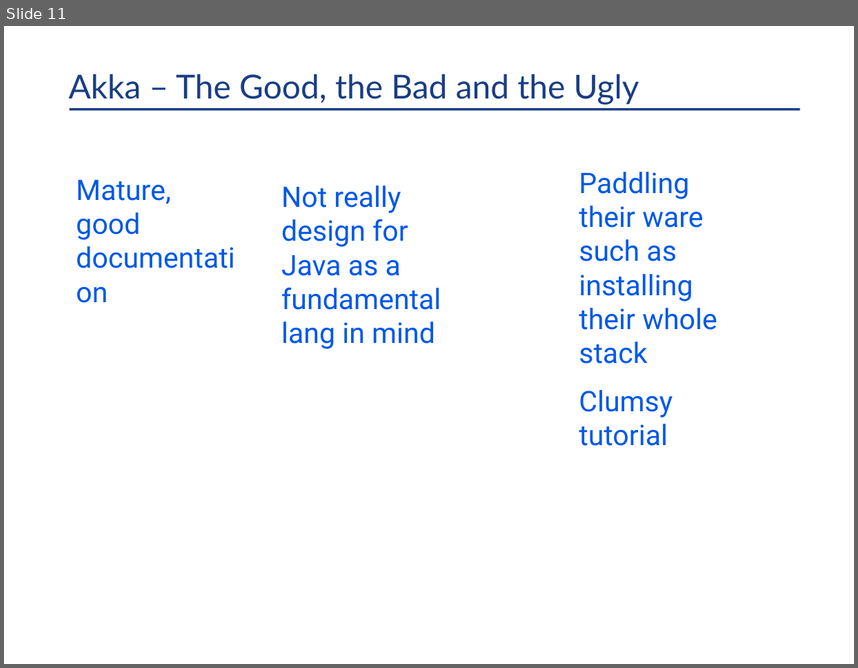
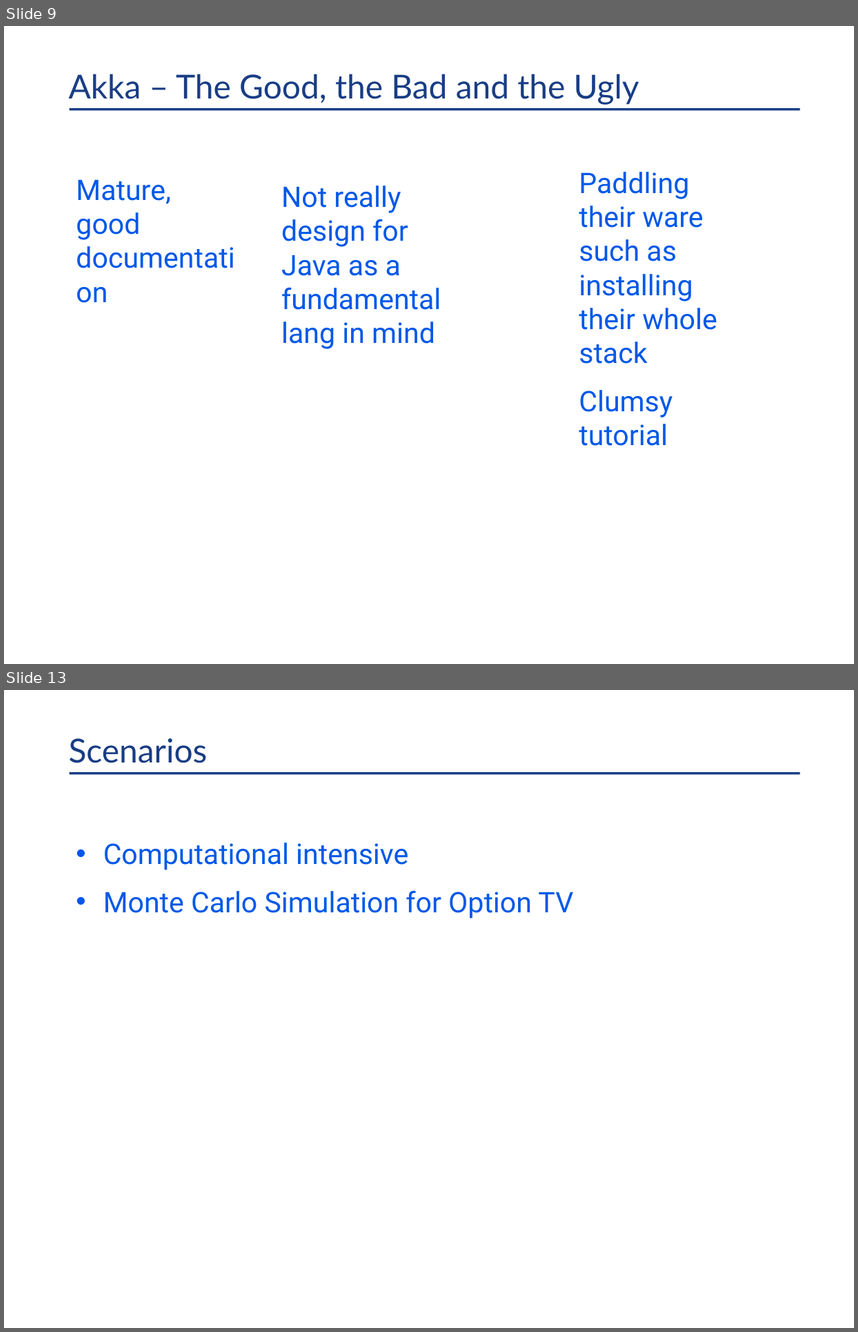
Before and after one commit to kangbiu/akka-tutorial-first-java, a slide deck: docs/In Memory Data Grid Discussion.pptx. Shown one above the other, each under a label of ours: slide 11 before the commit, slides 9 and 13 after it; the slides between them are not shown. The pictures are 858x668 and 858x1332 pixels, drawn with LibreOffice and Linux fonts; fonts in the diff are those of the drawing; background and template pictures are left out. Boxes give left, top, right and bottom in pixels: in the first picture for what was removed or moved away, otherwise in the second. Text is boxed around its words. In the diff, an @@ line names an element or a change of style, - is before the commit and + after.

```diff
--- a/docs/In Memory Data Grid Discussion.pptx
+++ b/docs/In Memory Data Grid Discussion.pptx
@@ slide 13 added at bbox=[4, 690, 854, 1328], background #FFFFFF; not listed: 1 template element that a slide beside it also shows @@
@@ title added at bbox=[69, 738, 208, 763], 28 pt, text #193D85 @@
+Scenarios
@@ text added at bbox=[103, 842, 573, 918], 24 pt, text #0058E9 @@
+• Computational intensive
+• Monte Carlo Simulation for Option TV
@@ what was slide 11 is now slide 9 @@
```
Also in this commit, not shown: 11 other slides added.
